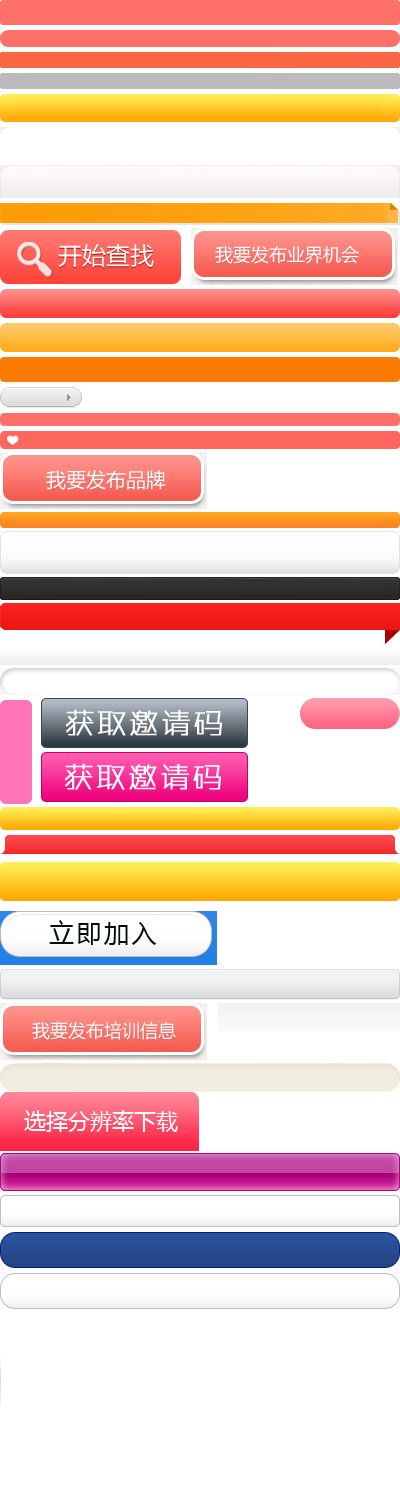
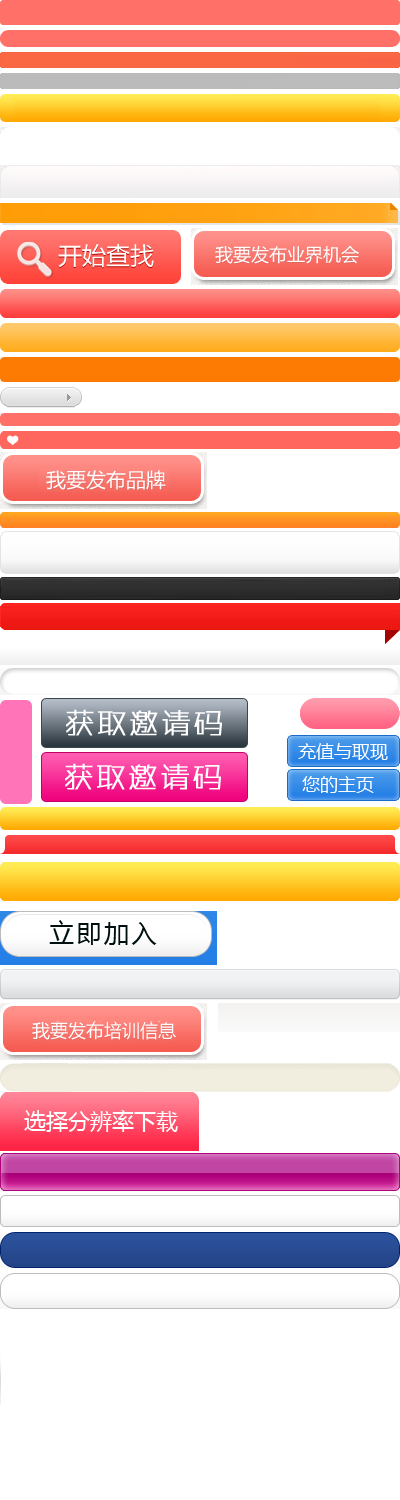
Two versions of the same layered image (400x1500). Layer-by-layer changes:
added layer "图层 60" above "图层 59" over [287, 769, 400, 801]
added layer "图层 59" above "图层 57" over [287, 735, 400, 767]
